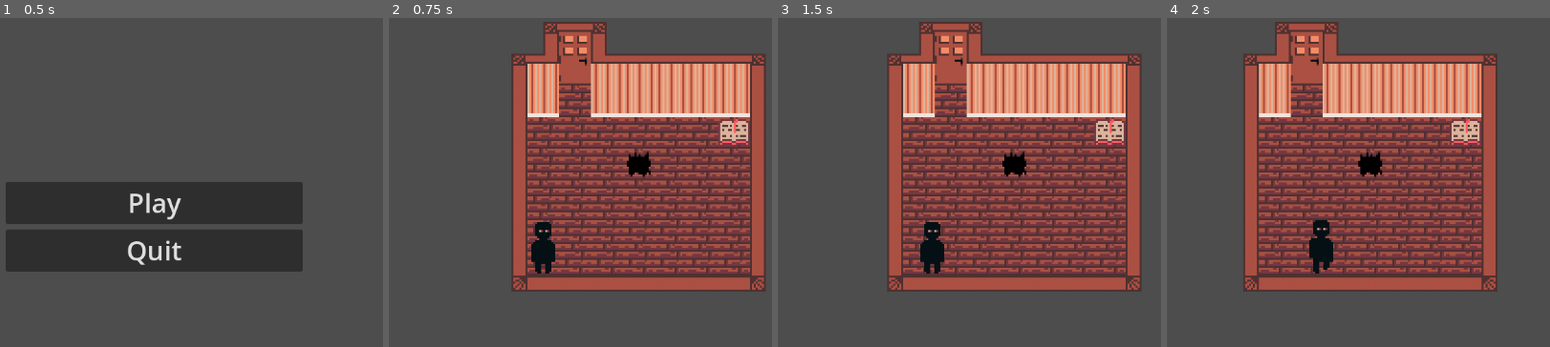
Above: before the commit, frames 1-4 (left to right).
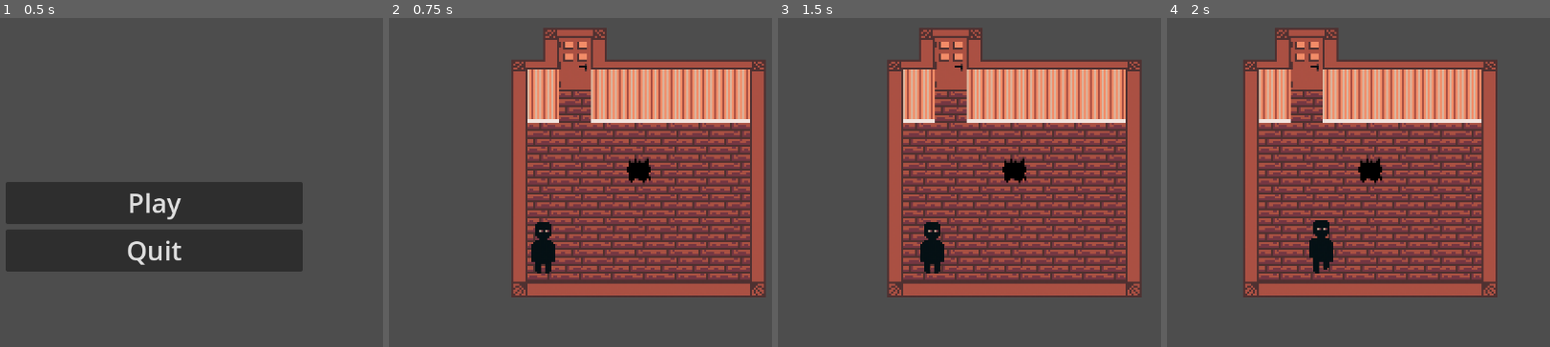
Above: after the commit, the same moments.

Repository: Mathinfernal/MyHungrySister
Game: Godot game, scene res://scenes/menu.tscn
Same seed, same stepped clock (60 frames per second), same inputs: the game is played once before the commit and once after it.
Inputs:
- Up to frame 1 (0.5 s): no input
- Up to frame 2 (0.75 s): click "Play" at 0.5 s
- Up to frame 3 (1.5 s): tap Enter at 1.25 s; hold Right (ui_right) from 1.28 s (still down)
- Up to frame 4 (2 s): keep holding Right (ui_right)

Frame 1 is identical in both runs. In frame 2, 27% of the frame differs, in the area x 31-99%, y 1-85%; in frame 3, 27%; in frame 4, 27%, in the area x 19-87%, y 1-85%.

Commit message:
Doors
roblox doors

Diff:
--- /dev/null
+++ b/scenes/door_up.tscn
@@ -0,0 +1,45 @@
+[gd_scene load_steps=7 format=3 uid="uid://dp5a3ne2aitrb"]
+
+[ext_resource type="Texture2D" uid="uid://vjc775mbyenr" path="res://ressources/spritesheets/tileset_fournitures.png" id="1_3ooxn"]
+[ext_resource type="Script" uid="uid://dnvlcgefisixd" path="res://scripts/door.gd" id="1_qmquo"]
+
+[sub_resource type="AtlasTexture" id="AtlasTexture_3ooxn"]
+atlas = ExtResource("1_3ooxn")
+region = Rect2(0, 0, 16, 32)
+
+[sub_resource type="SpriteFrames" id="SpriteFrames_qmquo"]
+animations = [{
+"frames": [{
+"duration": 1.0,
+"texture": SubResource("AtlasTexture_3ooxn")
+}],
+"loop": true,
+"name": &"default",
+"speed": 5.0
+}]
+
+[sub_resource type="RectangleShape2D" id="RectangleShape2D_lim24"]
+size = Vector2(16, 27)
+
+[sub_resource type="RectangleShape2D" id="RectangleShape2D_sqebs"]
+size = Vector2(16, 3)
+
+[node name="door_up" type="StaticBody2D"]
+script = ExtResource("1_qmquo")
+
+[node name="AnimatedSprite2D" type="AnimatedSprite2D" parent="."]
+position = Vector2(0, -8)
+sprite_frames = SubResource("SpriteFrames_qmquo")
+
+[node name="CollisionShape2D" type="CollisionShape2D" parent="."]
+position = Vector2(0, -5.5)
+shape = SubResource("RectangleShape2D_lim24")
+
+[node name="trigger" type="Area2D" parent="."]
+
+[node name="CollisionShape2D" type="CollisionShape2D" parent="trigger"]
+position = Vector2(0, 9.5)
+shape = SubResource("RectangleShape2D_sqebs")
+
+[connection signal="area_shape_entered" from="trigger" to="." method="_on_trigger_area_shape_entered"]
+[connection signal="body_entered" from="trigger" to="." method="_on_trigger_body_entered"]
--- a/scenes/house.tscn
+++ b/scenes/house.tscn
@@ -1,10 +1,10 @@
-[gd_scene load_steps=14 format=4 uid="uid://c2vmeelyffwjq"]
+[gd_scene load_steps=12 format=4 uid="uid://c2vmeelyffwjq"]
 
 [ext_resource type="Texture2D" uid="uid://cjbp5mg8qn2ru" path="res://ressources/spritesheets/tileset_void.png" id="1_3bgk5"]
 [ext_resource type="PackedScene" uid="uid://bxjy6t3ruosu5" path="res://scenes/player.tscn" id="1_d7po0"]
 [ext_resource type="Texture2D" uid="uid://bj5n3p2oi62el" path="res://ressources/spritesheets/tileset_house.png" id="1_qtlar"]
 [ext_resource type="Texture2D" uid="uid://cue8vno384e1q" path="res://ressources/spritesheets/tileset_walls.png" id="2_rk7hg"]
-[ext_resource type="Texture2D" uid="uid://vjc775mbyenr" path="res://ressources/spritesheets/tileset_fournitures.png" id="2_se78b"]
+[ext_resource type="PackedScene" uid="uid://dp5a3ne2aitrb" path="res://scenes/door_up.tscn" id="3_3bgk5"]
 
 [sub_resource type="TileSetAtlasSource" id="TileSetAtlasSource_f74lx"]
 texture = ExtResource("1_3bgk5")
@@ -53,27 +53,6 @@
 physics_layer_0/collision_layer = 1
 sources/1 = SubResource("TileSetAtlasSource_rk7hg")
 
-[sub_resource type="TileSetAtlasSource" id="TileSetAtlasSource_3bgk5"]
-texture = ExtResource("2_se78b")
-1:2/0 = 0
-1:2/0/physics_layer_0/polygon_0/points = PackedVector2Array(-8, -4.97475, -3.85797, -7.00526, 0, -5.99001, 3.45187, -6.90374, 8, -4.87323, 8, 7.00526, 3.45187, 5.99001, 0.000966549, 6.95451, -3.75644, 5.88848, -8, 6.90374)
-0:0/size_in_atlas = Vector2i(1, 2)
-0:0/0 = 0
-0:0/0/texture_origin = Vector2i(0, 8)
-0:0/0/physics_layer_0/polygon_0/points = PackedVector2Array(-8, -8, 8, -8, 8, 8, -8, 8)
-1:0/size_in_atlas = Vector2i(1, 2)
-1:0/0 = 0
-1:0/0/texture_origin = Vector2i(0, 8)
-1:0/0/physics_layer_0/polygon_0/points = PackedVector2Array(-8, -8, -3.95689, -8, -4.13675, 8, -8, 8)
-2:0/size_in_atlas = Vector2i(1, 2)
-2:0/0 = 0
-2:0/0/texture_origin = Vector2i(0, 8)
-2:0/0/physics_layer_0/polygon_0/points = PackedVector2Array(-8, -8, 8, -8, 8, 8, -8, 8)
-
-[sub_resource type="TileSet" id="TileSet_f74lx"]
-physics_layer_0/collision_layer = 1
-sources/0 = SubResource("TileSetAtlasSource_3bgk5")
-
 [sub_resource type="TileSetAtlasSource" id="TileSetAtlasSource_se78b"]
 texture = ExtResource("2_rk7hg")
 0:0/0 = 0
@@ -119,13 +98,12 @@
 tile_map_data = PackedByteArray("AAAAAP//AQABAAEAAAAAAP7/AQABAAEAAAAAAP3/AQABAAEAAAAAAPz/AQABAAEAAAAAAPv/AQABAAEAAAABAP …(496 unchanged characters)…
 tile_set = SubResource("TileSet_se78b")
 
-[node name="Fournitures" type="TileMapLayer" parent="."]
-tile_map_data = PackedByteArray("AAABAPn/AAAAAAAAAAAGAPv/AAABAAIAAAA=")
-tile_set = SubResource("TileSet_f74lx")
+[node name="door_up" parent="." instance=ExtResource("3_3bgk5")]
+position = Vector2(24, -104)
 
 [node name="Walls" type="TileMapLayer" parent="."]
 tile_map_data = PackedByteArray("AAACAPn/AgAAAAEAAAADAPn/AgACAAEAAAAEAPn/AgACAAEAAAAFAPn/AgACAAEAAAAGAPn/AgACAAEAAAAAAP …(528 unchanged characters)…
 tile_set = SubResource("TileSet_3bgk5")
 
 [node name="player" parent="." instance=ExtResource("1_d7po0")]
-position = Vector2(8, 0)
+position = Vector2(8, -4)
--- /dev/null
+++ b/scripts/door.gd
@@ -0,0 +1,7 @@
+extends StaticBody2D
+
+@export var coordinates : Vector2 = Vector2(0.0, -1.0)
+@export var room_to_load : String = "res://scenes/house.tscn"
+
+#func _on_trigger_area_shape_entered(area_rid: RID, area: Area2D, area_shape_index: int, local_shape_index: int) -> void:
+	#get_tree().change_scene_to_file(room_to_load)
Binary file changed: ressources/spritesheets/tileset_fournitures.png
Not shown, added: scripts/door.gd.uid
